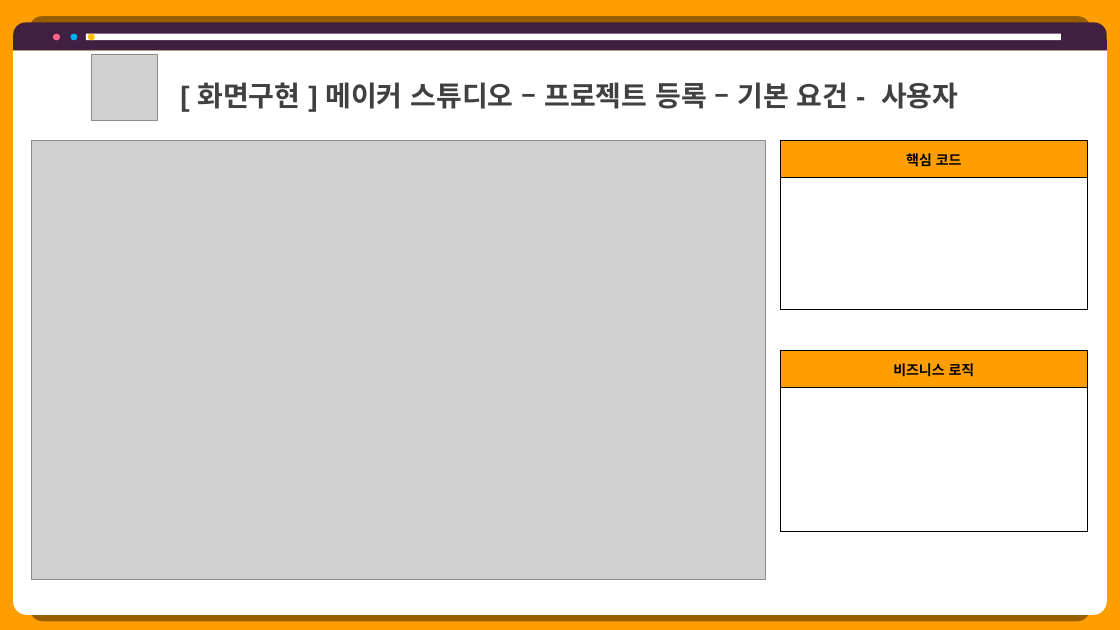
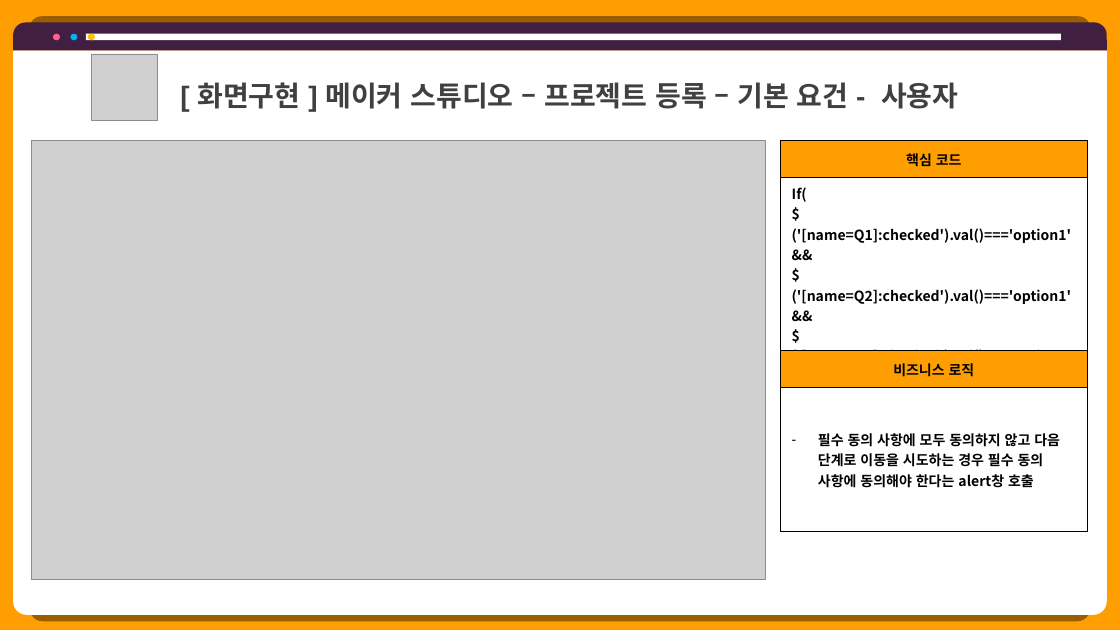
Before and after one commit to hhsw07/ezen-academy-projects, a slide deck: slide 9 of 0 발표용 파워포인트/project06 - 파워포인트 종합 - 현태.pptx (slide 11 before the commit). Drawn at 1120x630 pixels with LibreOffice and Linux fonts; fonts in the diff are those of the drawing; grey boxes stand for pictures. Boxes give left, top, right and bottom in pixels: in the first picture for what was removed or moved away, otherwise in the second. Text is boxed around its words. In the diff, an @@ line names an element or a change of style, - is before the commit and + after.

```diff
--- a/0 발표용 파워포인트/project06 - 파워포인트 종합 - 현태.pptx
+++ b/0 발표용 파워포인트/project06 - 파워포인트 종합 - 현태.pptx
@@ table at (781, 140, 1087, 370) @@
-row 2, column 1: 
+row 2, column 1: If( / $('[name=Q1]:checked').val()==='option1'&& / $('[name=Q2]:checked').val()==='option1'&& / $('[name=Q3]:checked').val()==='option1')
@@ table at (781, 350, 1087, 532) @@
-row 2, column 1: 
+row 2, column 1: 필수 동의 사항에 모두 동의하지 않고 다음 단계로 이동을 시도하는 경우 필수 동의 사항에 동의해야 한다는 alert창 호출
```
Also in this commit, not shown: 30 other slides changed, 1 slide added, 4 slides removed, 2 other files.
